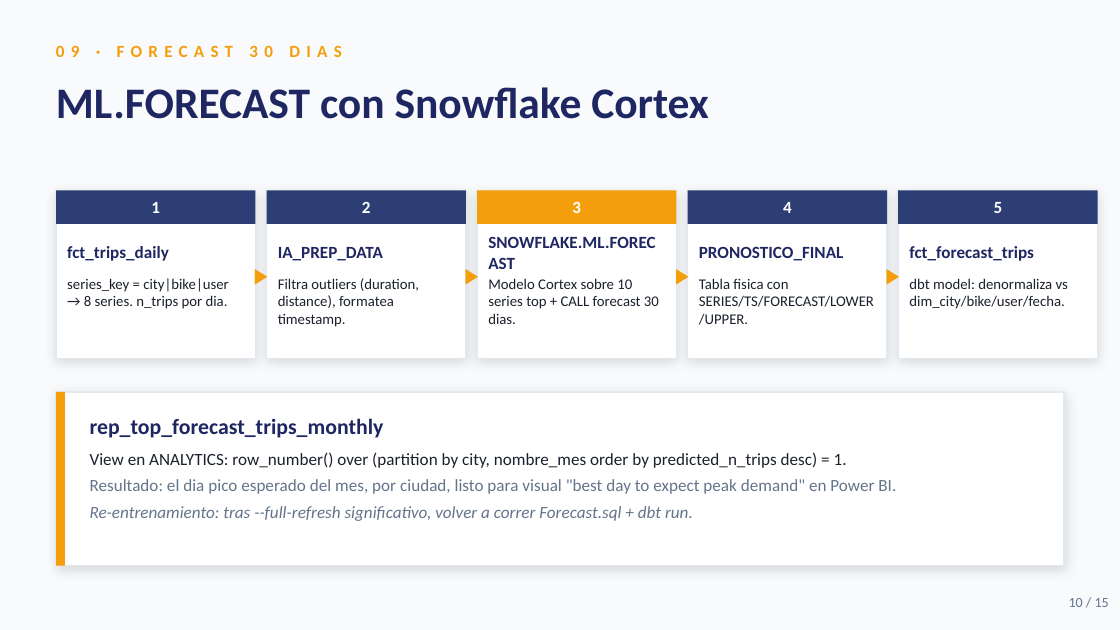
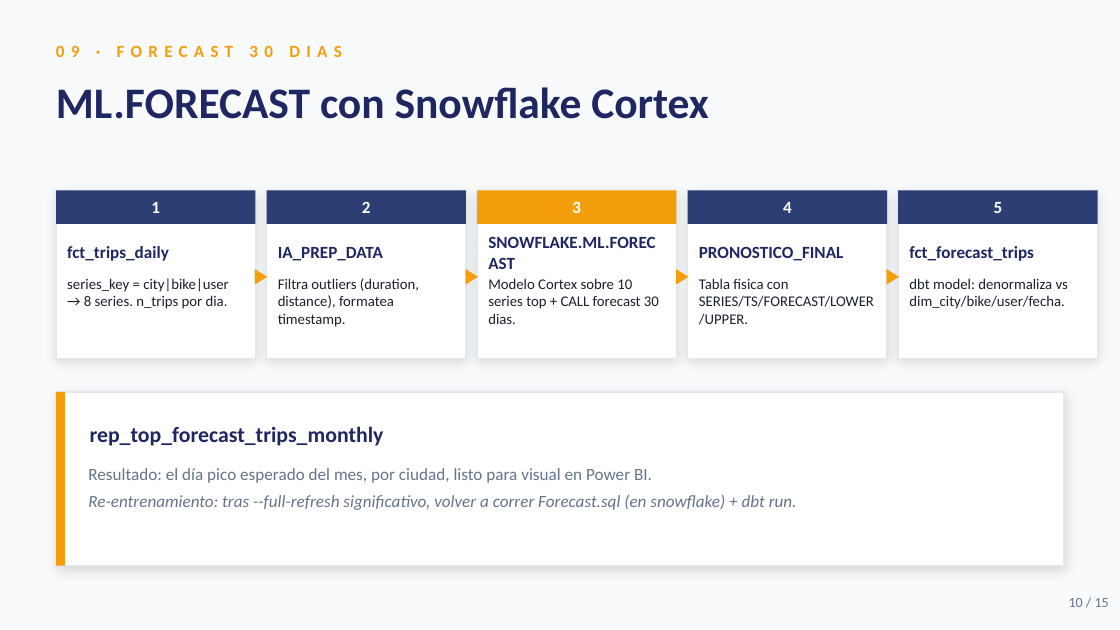
Before and after one commit to Rlizaran/Snowflake_proyect, a slide deck: slide 10 of presentacion/Presentacion.pptx. Drawn at 1120x630 pixels with LibreOffice and Linux fonts; fonts in the diff are those of the drawing. Boxes give left, top, right and bottom in pixels: in the first picture for what was removed or moved away, otherwise in the second. Text is boxed around its words. In the diff, an @@ line names an element or a change of style, - is before the commit and + after.

Commit message:
powerpoint done

```diff
--- a/presentacion/Presentacion.pptx
+++ b/presentacion/Presentacion.pptx
@@ text "rep_top_forecast_trips_monthly": place and size @@
-text "rep_top_forecast_trips_monthly" at [90,418,384,438]
+text "rep_top_forecast_trips_monthly" at [90,426,384,446]
@@ text at [88,468,797,510]: text changed; italic on @@
-View en ANALYTICS: row_number() over (partition by city, nombre_mes order by predicted_n_trips desc) = 1.
-Resultado: el dia pico esperado del mes, por ciudad, listo para visual "best day to expect peak demand" en Power BI.
-Re-entrenamiento: tras --full-refresh significativo, volver a correr Forecast.sql + dbt run.
+Resultado: el día pico esperado del mes, por ciudad, listo para visual en Power BI.
+Re-entrenamiento: tras --full-refresh significativo, volver a correr Forecast.sql (en snowflake) + dbt run.
```
Also in this commit, not shown: 2 other slides changed, 1 other file.
